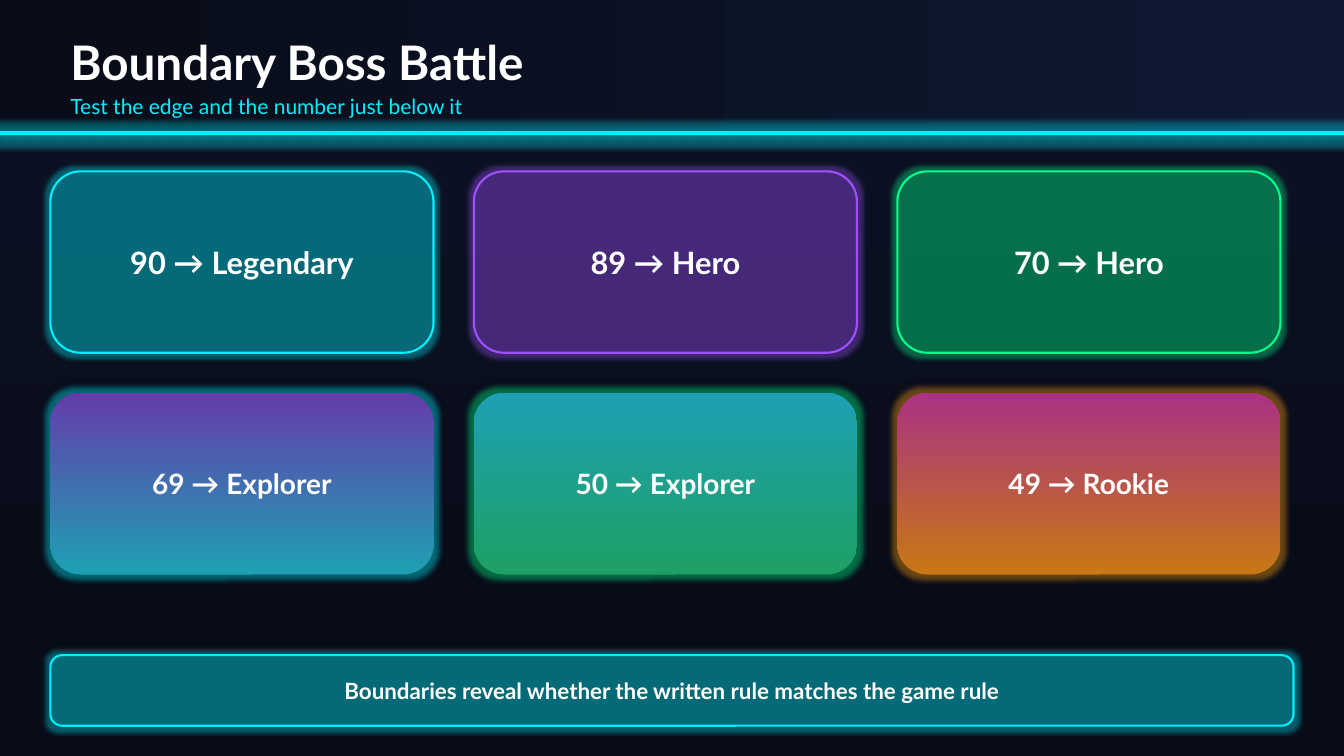
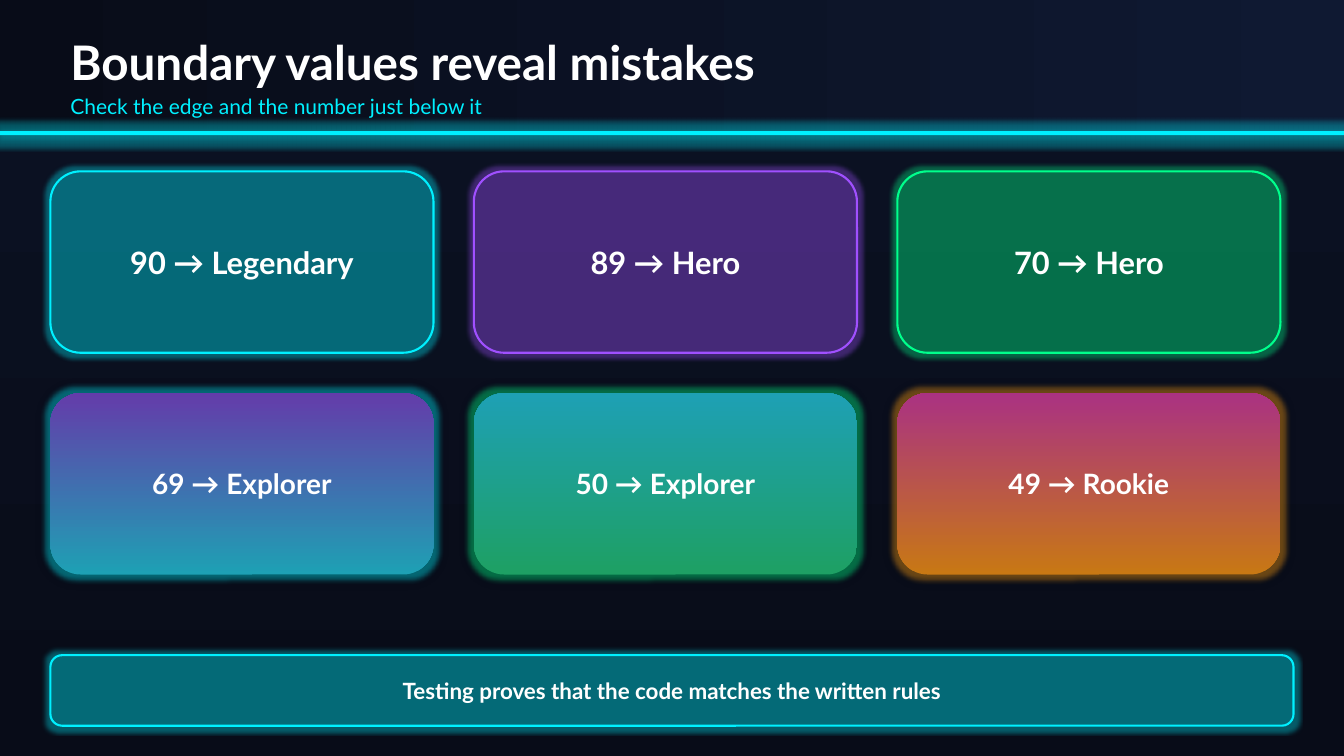
Before and after one commit to aghimir3/KidsComputerScience, a slide deck: slide 7 of 2026-08-01_TypeScript_Decision_Arcade/2026-08-01_TypeScript_Decision_Arcade.pptx (slide 12 before the commit). Drawn at 1344x756 pixels with LibreOffice and Linux fonts; fonts in the diff are those of the drawing. Boxes give left, top, right and bottom in pixels: in the first picture for what was removed or moved away, otherwise in the second. Text is boxed around its words. In the diff, an @@ line names an element or a change of style, - is before the commit and + after.

```diff
--- a/2026-08-01_TypeScript_Decision_Arcade/2026-08-01_TypeScript_Decision_Arcade.pptx
+++ b/2026-08-01_TypeScript_Decision_Arcade/2026-08-01_TypeScript_Decision_Arcade.pptx
@@ text at <box>70,44,755,88</box>: text changed @@
-Boundary Boss Battle
+Boundary values reveal mistakes
@@ text at <box>70,98,482,118</box>: text changed @@
-Test the edge and the number just below it
+Check the edge and the number just below it
@@ text in rounded rectangle at <box>403,682,940,703</box>: text changed @@
-Boundaries reveal whether the written rule matches the game rule
+Testing proves that the code matches the written rules
```
Also in this commit, not shown: 5 other slides changed, 2 slides added, 12 slides removed, 1 other file.
